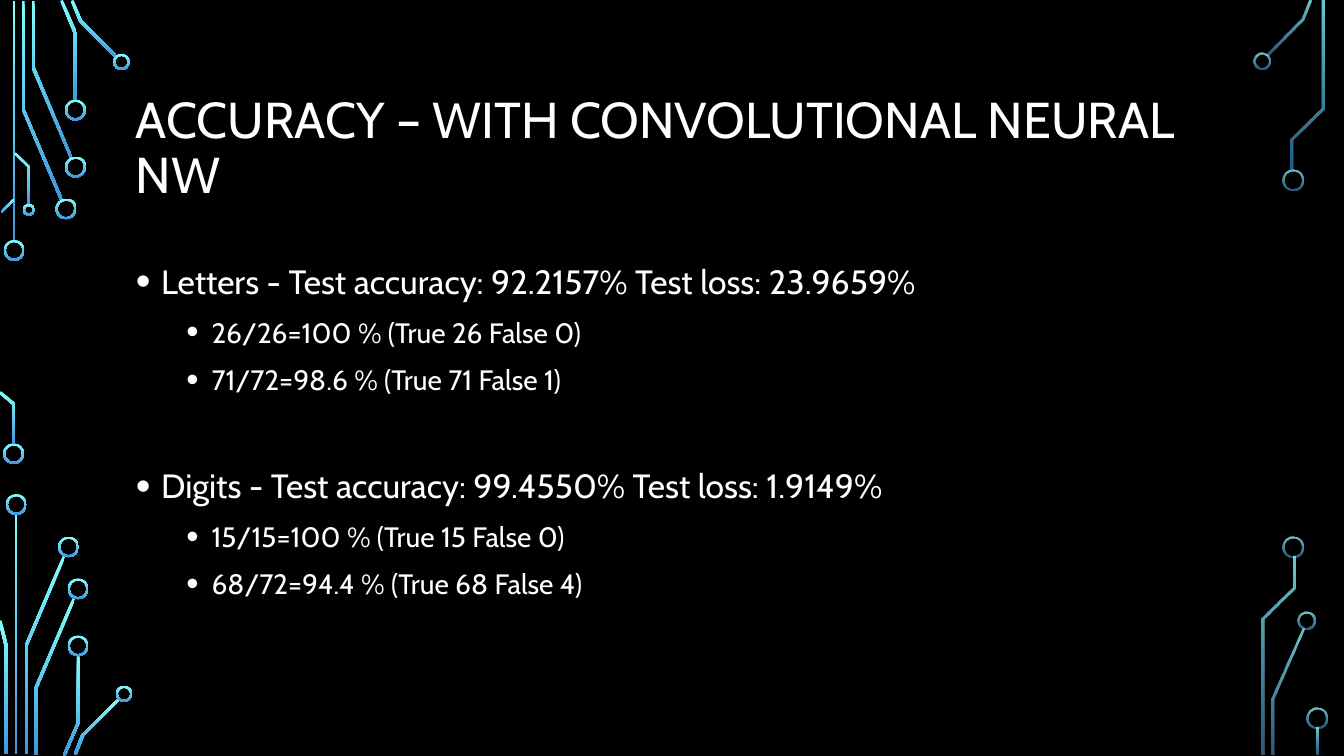
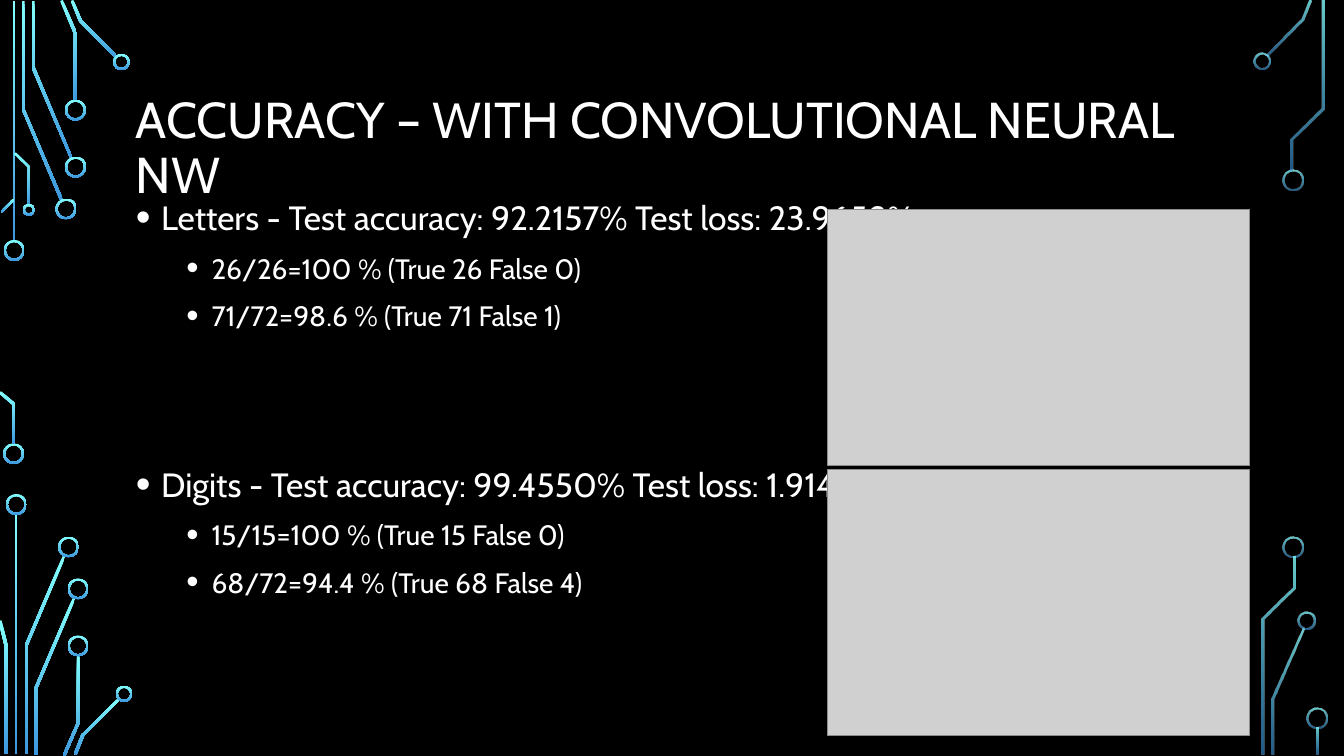
Before and after one commit to PragatisGitHub/Learn2Write, a slide deck: slide 9 of Presentation & reports/Learn2Write.pptx (slide 8 before the commit). Drawn at 1344x756 pixels with LibreOffice and Linux fonts; fonts in the diff are those of the drawing; grey boxes stand for pictures; background and template pictures are left out. Boxes give left, top, right and bottom in pixels: in the first picture for what was removed or moved away, otherwise in the second. Text is boxed around its words. In the diff, an @@ line names an element or a change of style, - is before the commit and + after.

Commit message:
Updating Images Folder, ppt & accuracy report

```diff
--- a/Presentation & reports/Learn2Write.pptx
+++ b/Presentation & reports/Learn2Write.pptx
@@ text "Letters - Test accuracy: 92.2157% ..." rewrapped from <box>161,268,916,598</box> to <box>161,202,916,597</box> @@
@@ picture added at <box>828,210,1250,466</box> @@
@@ picture added at <box>828,470,1250,736</box> @@
```
Also in this commit, not shown: 5 other slides changed, 10 slides added, 3 slides removed, 4 other files.
